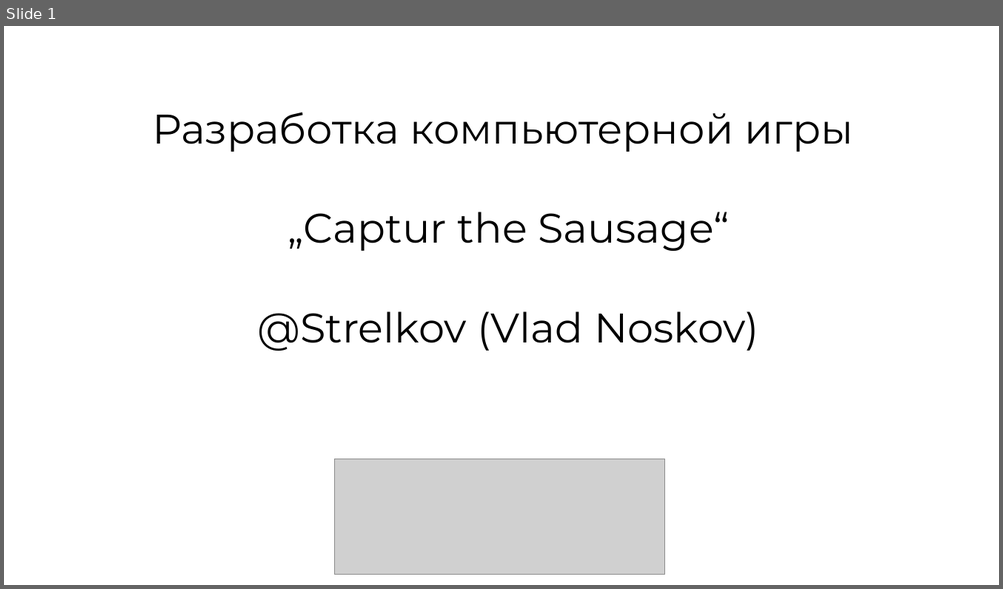
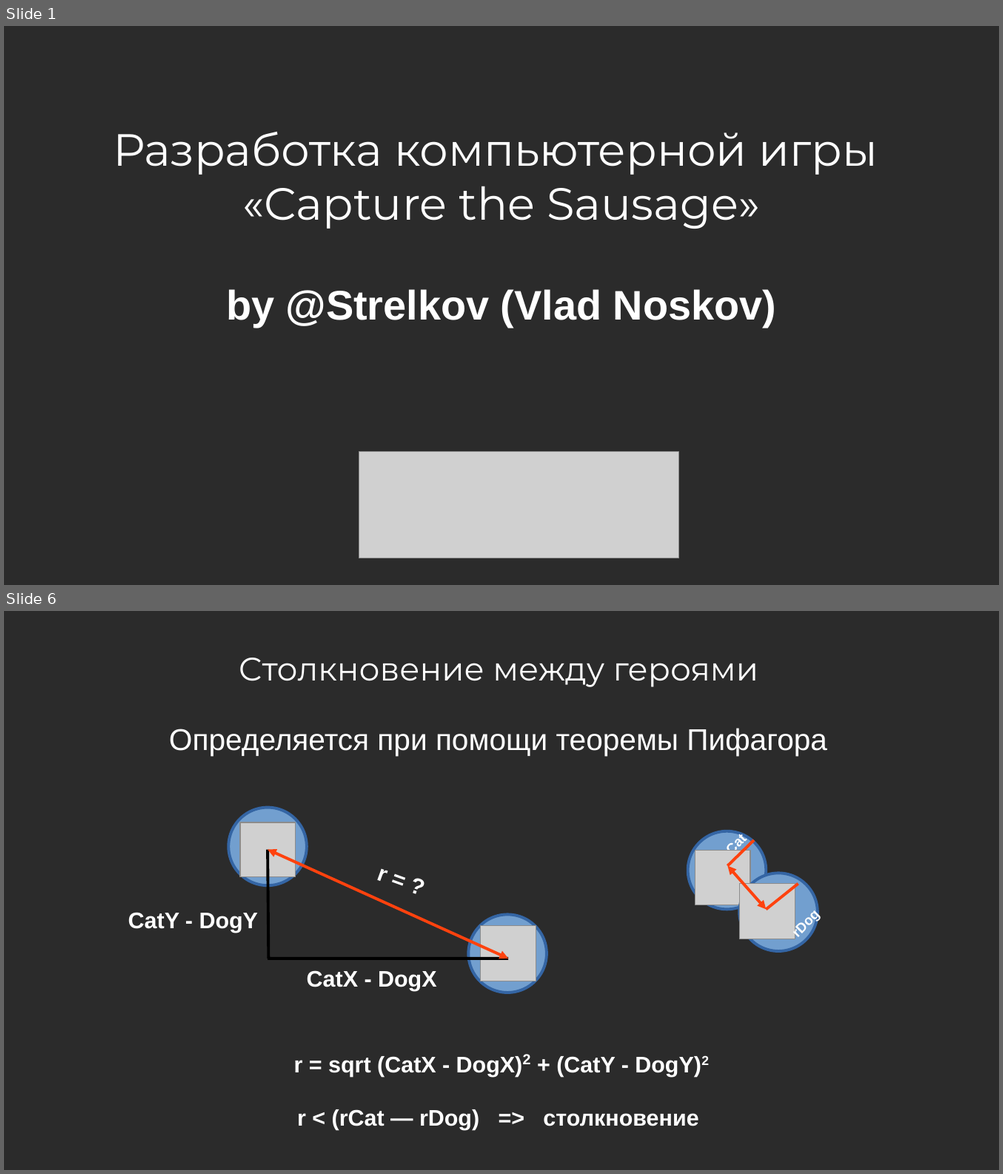
Before and after one commit to VladStrelcov/Game, a slide deck: доклад/доклад .odp. Shown one above the other, each under a label of ours: slide 1 before the commit, slides 1 and 6 after it; the slides between them are not shown. The pictures are 1003x589 and 1003x1174 pixels, drawn with LibreOffice and Linux fonts; fonts in the diff are those of the drawing; grey boxes stand for pictures; background and template pictures are left out; a plain dark background stands for a picture behind light text. Boxes give left, top, right and bottom in pixels: in the first picture for what was removed or moved away, otherwise in the second. Text is boxed around its words. In the diff, an @@ line names an element or a change of style, - is before the commit and + after.

```diff
--- a/доклад/доклад .odp
+++ b/доклад/доклад .odp
@@ slide 6 added at [4,611,999,1170], background picture (left out) @@
@@ text added at [239,658,758,687], 26 pt, text #FFFFFF @@
+Cтолкновение между героями
@@ text added at [169,728,827,756], 24 pt, text #FFFFFF @@
+Определяется при помощи теоремы Пифагора
@@ ellipse added at [229,808,307,886], fill #729FCF, outline #3465A4 2.3 pt @@
@@ text added at [708,809,776,877], 11 pt, text #FFFFFF, bold @@
+rCat
@@ picture added at [241,823,296,878] @@
@@ ellipse added at [688,832,767,910], fill #729FCF, outline #3465A4 2.3 pt @@
@@ line added from (267, 850) to (268, 959), #000000 2.3 pt @@
@@ double arrow added from (267, 850) to (509, 959), #FF420E 2.3 pt @@
@@ picture added at [695,850,751,906] @@
@@ line added from (728, 866) to (754, 840), #FF420E 2.3 pt @@
@@ text added at [375,869,384,881], 18 pt, text #FFFFFF, bold @@
+r = ?
@@ double arrow added from (728, 866) to (765, 910), #FF420E 2.3 pt @@
@@ ellipse added at [740,874,818,952], fill #729FCF, outline #3465A4 2.3 pt @@
@@ picture added at [740,883,796,940] @@
@@ line added from (765, 910) to (798, 883), #FF420E 2.3 pt @@
@@ text added at [128,912,258,933], 18 pt, text #FFFFFF, bold @@
+CatY - DogY
@@ ellipse added at [469,915,547,994], fill #729FCF, outline #3465A4 2.3 pt @@
@@ picture added at [481,926,537,982] @@
@@ line added from (267, 959) to (509, 959), #000000 2.3 pt @@
@@ text added at [307,971,436,991], 18 pt, text #FFFFFF, bold @@
+CatX - DogX
@@ text added at [294,1054,708,1077], 18 pt, text #FFFFFF, bold @@
+r = sqrt (CatX - DogX)2 + (CatY - DogY)2
@@ text added at [297,1110,698,1130], 18 pt, text #FFFFFF, bold @@
+r < (rCat — rDog) => столкновение
@@ text added at [419,1110,479,1130], 11 pt, text #FFFFFF, bold @@
+rDog
@@ slide 1 changed as well @@
@@ background #FFFFFF to picture (left out) @@
@@ title at [113,132,877,327]: text changed; size 33 to 36 pt; text colour #000000 to #FFFFFF @@
-Разработка компьютерной игры
-„Captur the Sausage“
-@Strelkov (Vlad Noskov)
+Разработка компьютерной игры
+«Capture the Sausage»
+by @Strelkov (Vlad Noskov)
@@ picture: place and size @@
-picture at [334,459,665,575]
+picture at [360,452,679,559]
```
Also in this commit, not shown: 7 other slides added, 4 other files.
